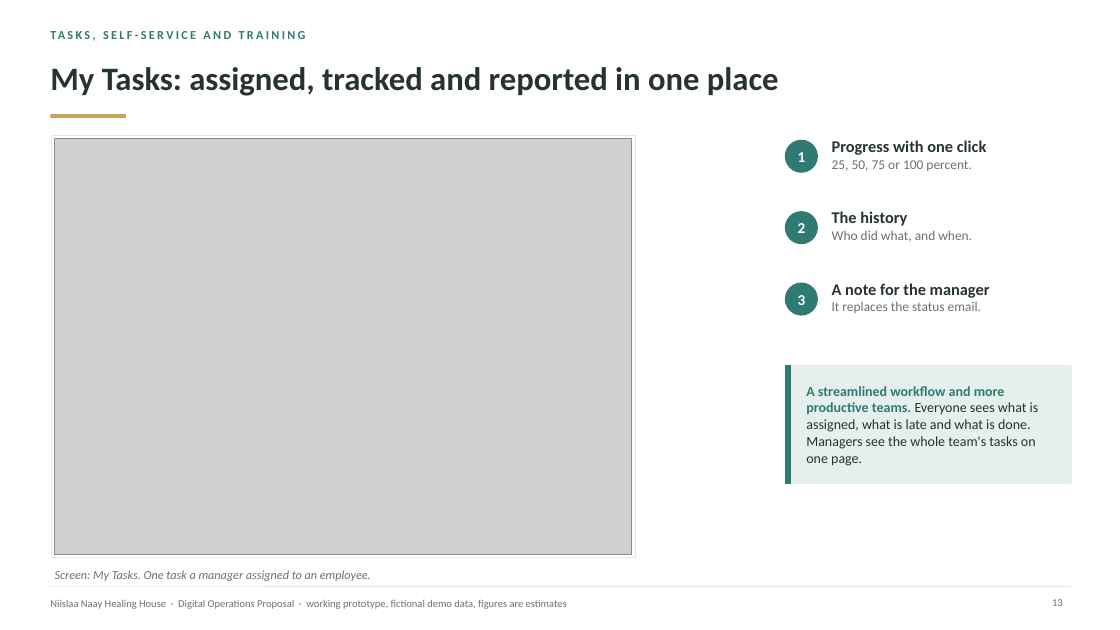
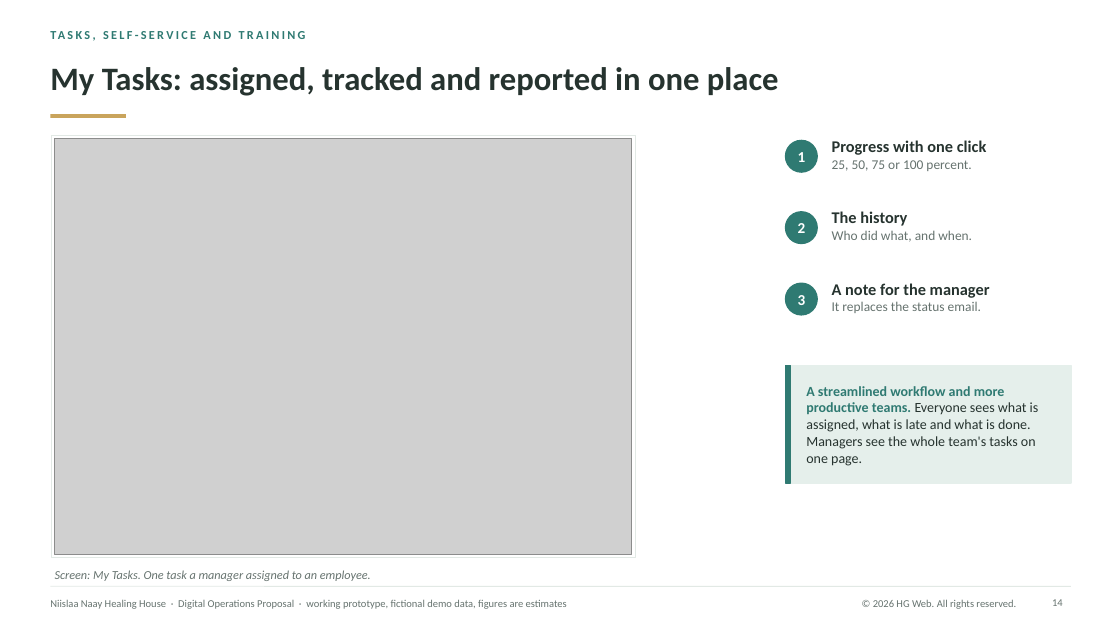
Before and after one commit to AndalibOlee/Portfolio, a slide deck: slide 14 of demo-platform/docs/Niislaa_Naay_Healing_House_Executive_Digital_Operations_Proposal.pptx (slide 13 before the commit). Drawn at 1120x630 pixels with LibreOffice and Linux fonts; fonts in the diff are those of the drawing; grey boxes stand for pictures. Boxes give left, top, right and bottom in pixels: in the first picture for what was removed or moved away, otherwise in the second. Text is boxed around its words. In the diff, an @@ line names an element or a change of style, - is before the commit and + after.

```diff
--- a/demo-platform/docs/Niislaa_Naay_Healing_House_Executive_Digital_Operations_Proposal.pptx
+++ b/demo-platform/docs/Niislaa_Naay_Healing_House_Executive_Digital_Operations_Proposal.pptx
@@ text added at (873,599,1016,609), 9 pt, text #66736F @@
+© 2026 HG Web. All rights reserved.
@@ page number at (1052,599,1063,606): text changed @@
-13
+14
```
Also in this commit, not shown: 21 other slides changed, 1 slide added, 11 other files.
